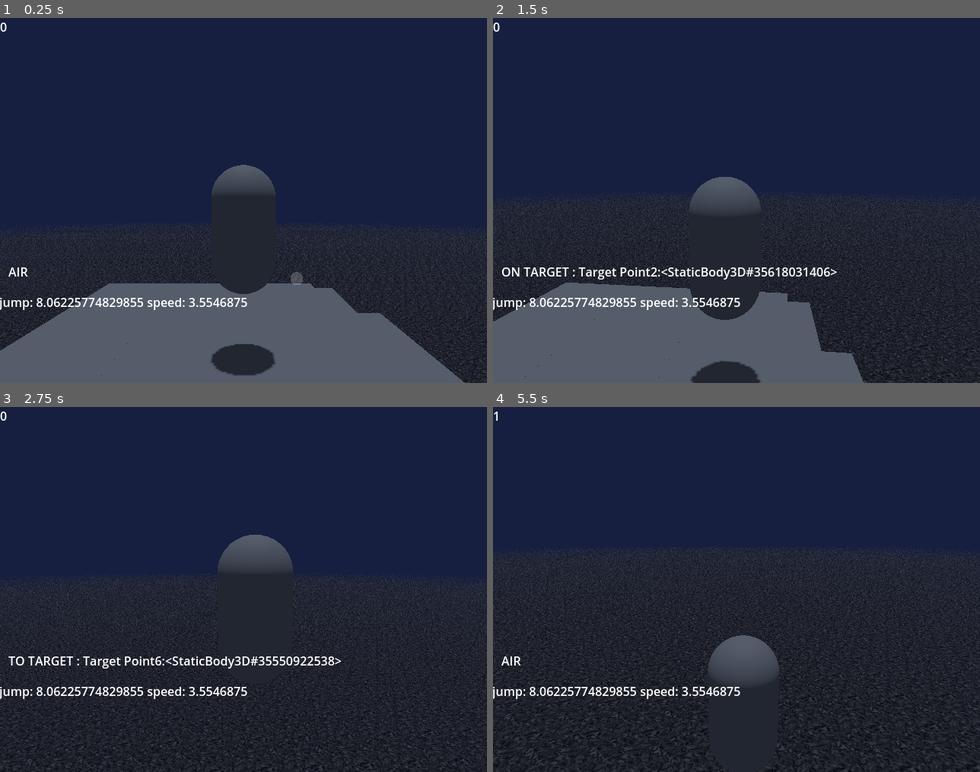
Above: before the commit, frames 1-4 (two rows, left to right).
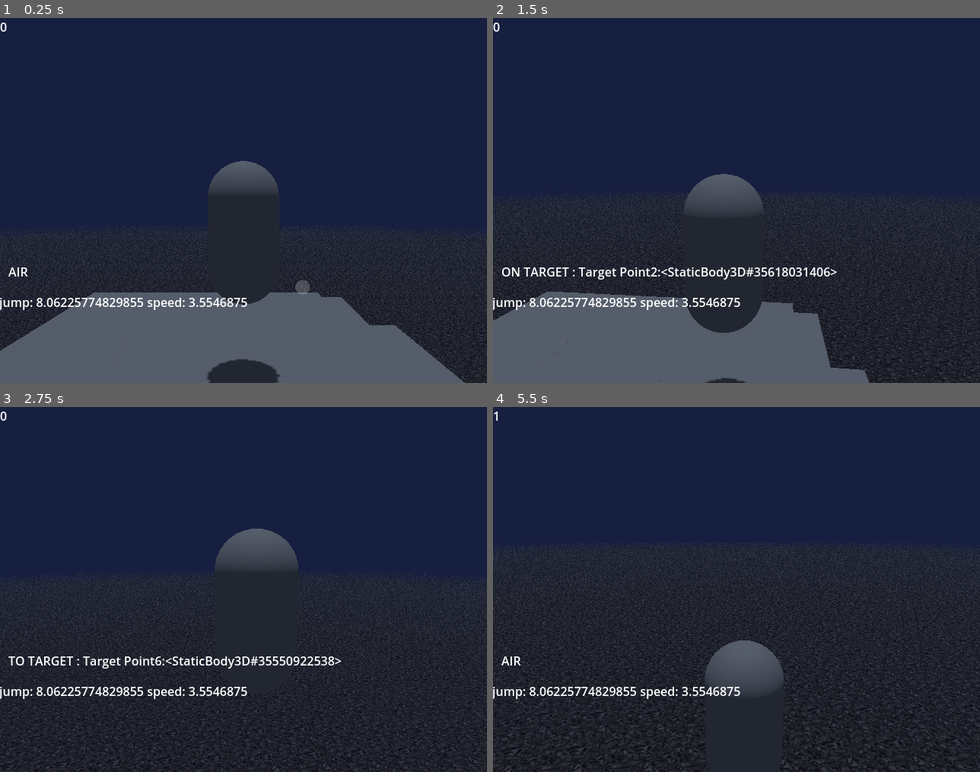
Above: after the commit, the same moments.

Repository: NoahChase/Sly-Cooper--A-Thief-in-Godot
Game: Godot game, scene res://Scenes/Worlds/hazard_room.tscn
The game is run twice, just before and just after one commit, with the same random seed, the same clock (stepped at 60 frames per second) and the same inputs.
Inputs (mouse positions are in pixels of both pictures, inside the frame that each line leads up to):
- Up to frame 1 (0.25 s): no input
- Up to frame 2 (1.5 s): tap Enter (ui_accept) at 0.5, 0.77 s; move the mouse to (760, 200) at 0.52 s; hold Up (ui_up) from 0.53 s (still down); tap Q (circle) at 0.6, 1.35 s; move the mouse to (712, 200) at 1.27 s
- Up to frame 3 (2.75 s): keep holding Up (ui_up); tap Enter (ui_accept) at 1.52 s; move the mouse to (253, 582) at 2.02 s; tap Q (circle) at 2.1 s
- Up to frame 4 (5.5 s): keep holding Up (ui_up); move the mouse to (731, 596) at 2.77 s; tap Q (circle) every 0.75 s from 2.85 to 5.1 s; tap Enter (ui_accept) at 3.02, 3.77, 4.52 s; move the mouse to (775, 593) at 3.52 s; move the mouse to (697, 585) at 4.27 s; move the mouse to (741, 589) at 5.02 s

The runs differ from the first frame. In frame 1, 3.9% of the frame differs, in the area x 0-100%, y 39-100%; in frame 2, 4.9%; in frame 3, 4.4%; in frame 4, 5.5%, in the area x 0-100%, y 36-100%.

Commit message:
Revert "fov"
This reverts commit c63c0991d2696337ff29ec7a2faf58db76062aa8.

Diff:
--- a/Scenes/Design Tools/camera_parent.tscn
+++ b/Scenes/Design Tools/camera_parent.tscn
@@ -11,4 +11,4 @@
 
 [node name="Camera3D" type="Camera3D" parent="Camera Target"]
 transform = Transform3D(1, 0, 0, 0, 1, 0, 0, 0, 1, 0, 0, 5)
-fov = 60.0
+fov = 55.0
